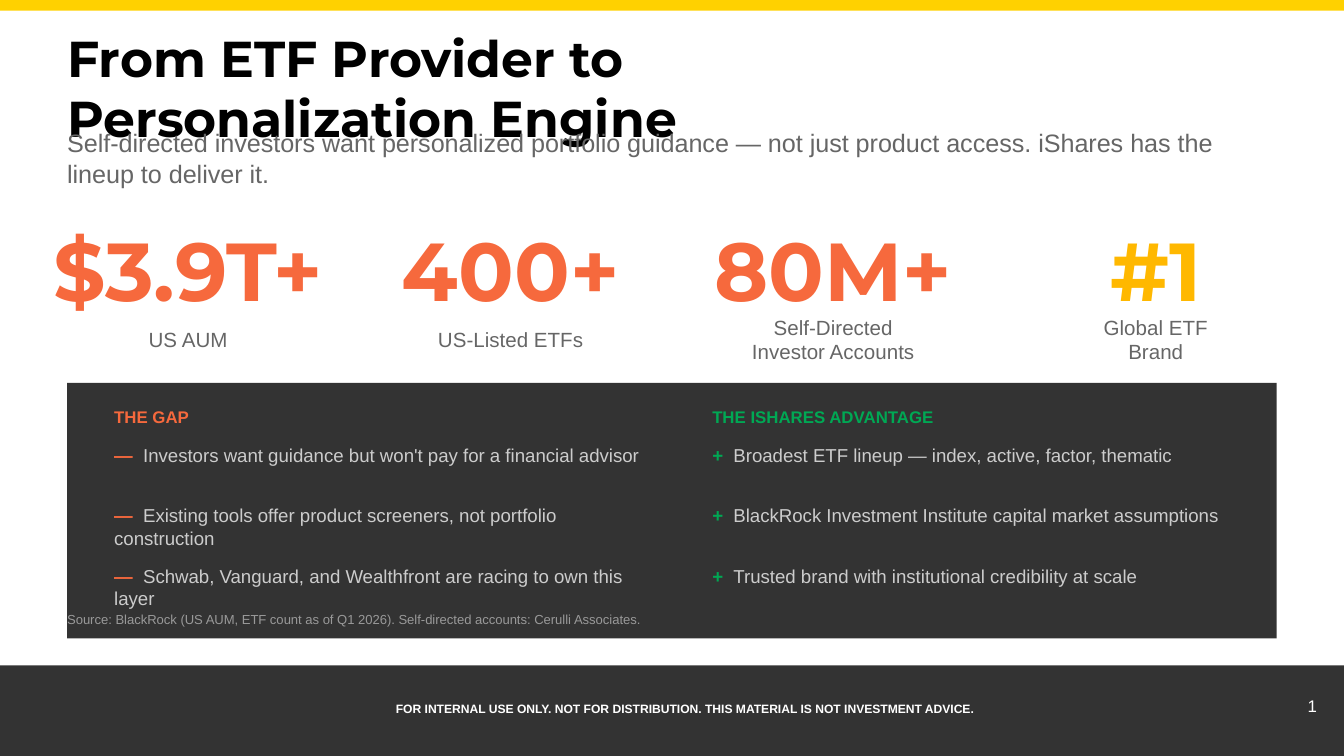
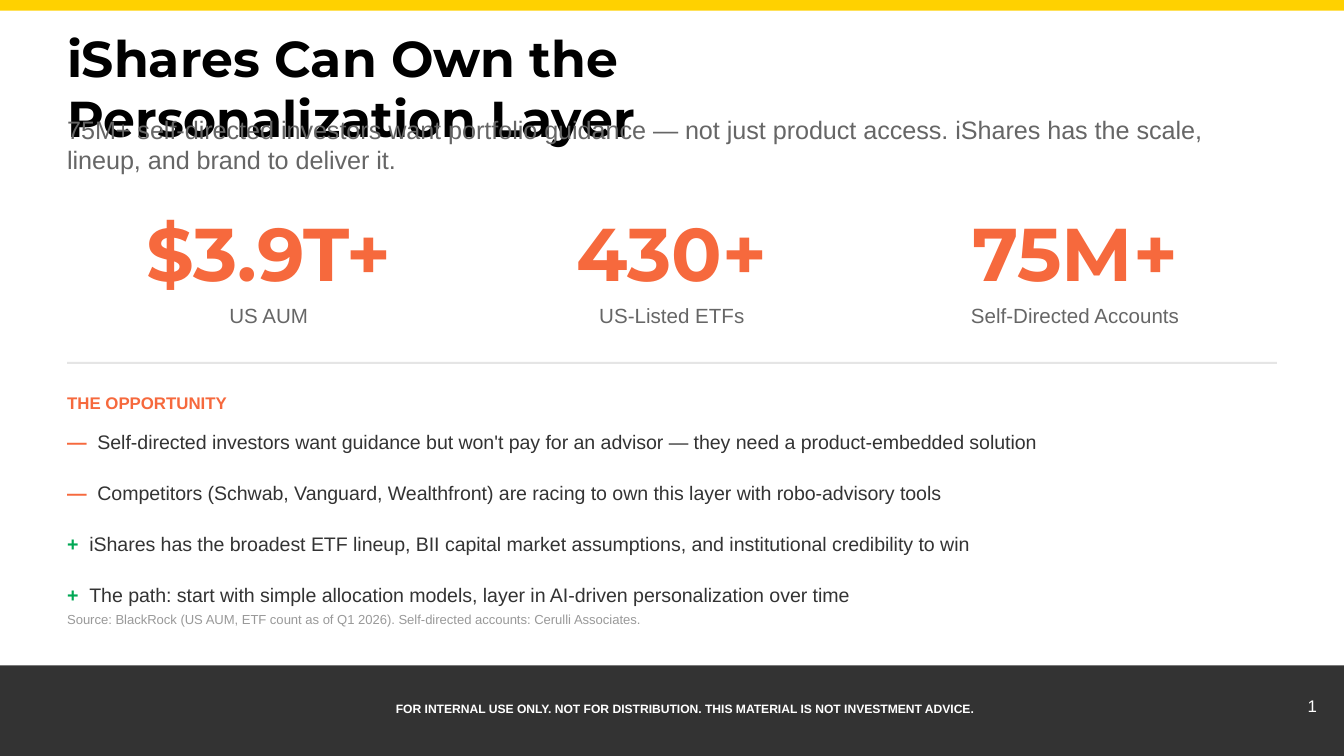
Before and after one commit to samuelcmcclellan-cell/ishares-direct-personalization, a slide deck: slide 1 of public/deck/iShares_Direct_Personalization_2_Slides.pptx. Drawn at 1344x756 pixels with LibreOffice and Linux fonts; fonts in the diff are those of the drawing. Boxes give left, top, right and bottom in pixels: in the first picture for what was removed or moved away, otherwise in the second. Text is boxed around its words. In the diff, an @@ line names an element or a change of style, - is before the commit and + after.

```diff
--- a/public/deck/iShares_Direct_Personalization_2_Slides.pptx
+++ b/public/deck/iShares_Direct_Personalization_2_Slides.pptx
@@ text at (x1=67, y1=37, x2=635, y2=147): text changed @@
-From ETF Provider to Personalization Engine
+iShares Can Own the Personalization Layer
@@ text at (x1=67, y1=119, x2=1202, y2=174): text changed @@
-Self-directed investors want personalized portfolio guidance — not just product access. iShares has the lineup to deliver it.
+75M+ self-directed investors want portfolio guidance — not just product access. iShares has the scale, lineup, and brand to deliver it.
@@ text "$3.9T+" moved from (x1=53, y1=233, x2=323, y2=311) to (x1=146, y1=219, x2=391, y2=290) @@
@@ text "$3.9T+" at (x1=146, y1=219, x2=391, y2=290): size 44 to 40 pt @@
@@ text added at (x1=577, y1=228, x2=768, y2=282), 40 pt, text #F6693D, bold @@
+430+
@@ text added at (x1=973, y1=228, x2=1178, y2=282), 40 pt, text #F6693D, bold @@
+75M+
@@ text removed at (x1=402, y1=242, x2=620, y2=302) @@
-400+
@@ text removed at (x1=714, y1=242, x2=952, y2=321) @@
-80M+
@@ text removed at (x1=1110, y1=243, x2=1201, y2=321) @@
-#1
@@ text "US AUM" moved from (x1=149, y1=332, x2=228, y2=347) to (x1=229, y1=308, x2=308, y2=323) @@
@@ text "US-Listed ETFs" moved from (x1=438, y1=332, x2=583, y2=347) to (x1=599, y1=308, x2=744, y2=323) @@
@@ text at (x1=971, y1=308, x2=1179, y2=323): text changed @@
-Self-Directed
-Investor Accounts
+Self-Directed Accounts
@@ text removed at (x1=1104, y1=320, x2=1208, y2=359) @@
-Global ETF
-Brand
@@ rectangle removed at (x1=67, y1=383, x2=1277, y2=638) @@
@@ line added from (67, 363) to (1277, 363), #E5E5E5 1 pt @@
@@ text at (x1=67, y1=397, x2=226, y2=409): text changed @@
-THE GAP
+THE OPPORTUNITY
@@ text removed at (x1=712, y1=411, x2=933, y2=423) @@
-THE ISHARES ADVANTAGE
@@ text at (x1=97, y1=435, x2=1036, y2=453): text changed; size 10 to 10.5 pt; text colour #CCCCCC to #333333 @@
-— Investors want guidance but won't pay for a financial advisor
+— Self-directed investors want guidance but won't pay for an advisor — they need a product-embedded solution
@@ text removed at (x1=733, y1=448, x2=1171, y2=466) @@
-+ Broadest ETF lineup — index, active, factor, thematic
@@ text at (x1=97, y1=486, x2=941, y2=504): text changed; size 10 to 10.5 pt; text colour #CCCCCC to #333333 @@
-— Schwab, Vanguard, and Wealthfront are racing to own this layer
+— Competitors (Schwab, Vanguard, Wealthfront) are racing to own this layer with robo-advisory tools
@@ text removed at (x1=114, y1=508, x2=556, y2=545) @@
-— Existing tools offer product screeners, not portfolio construction
@@ text removed at (x1=733, y1=508, x2=1219, y2=526) @@
-+ BlackRock Investment Institute capital market assumptions
@@ text added at (x1=89, y1=537, x2=969, y2=555), 10.5 pt, text #333333 @@
++ iShares has the broadest ETF lineup, BII capital market assumptions, and institutional credibility to win
@@ text removed at (x1=733, y1=569, x2=1137, y2=587) @@
-+ Trusted brand with institutional credibility at scale
@@ text added at (x1=89, y1=588, x2=850, y2=606), 10.5 pt, text #333333 @@
++ The path: start with simple allocation models, layer in AI-driven personalization over time
```
Also in this commit, not shown: 10 other files.
